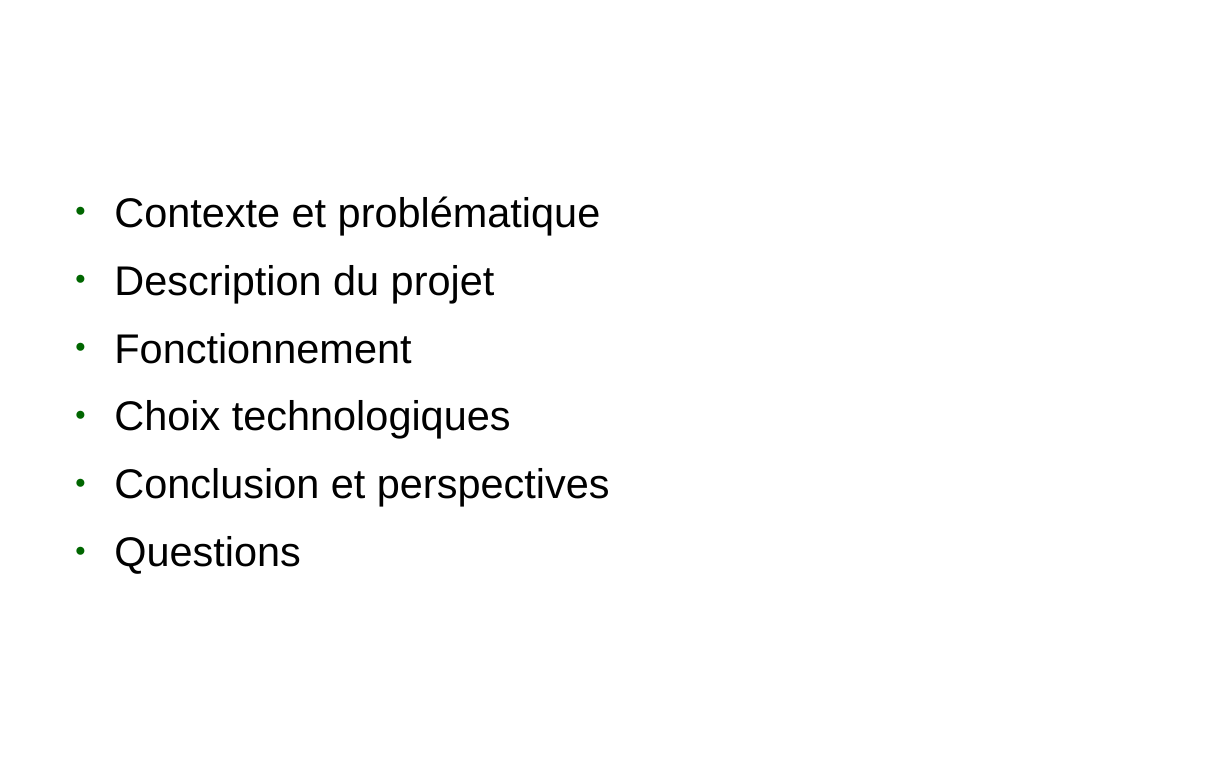
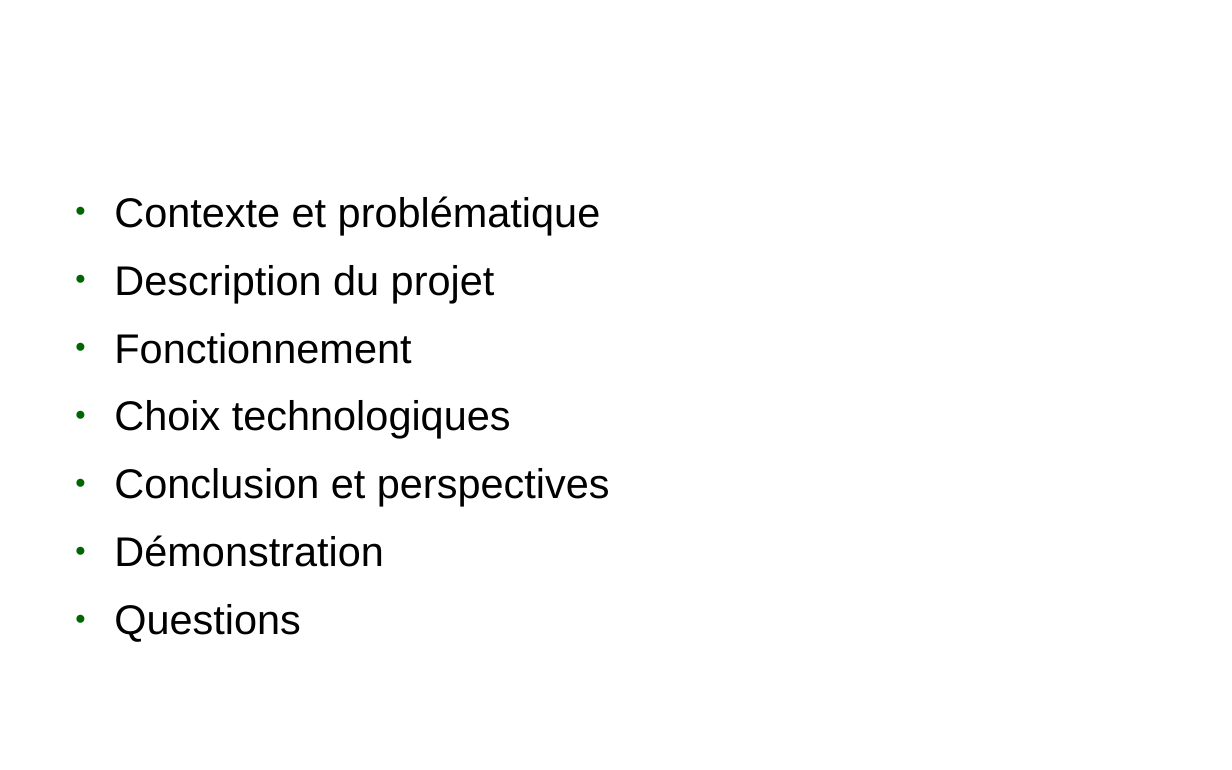
Before and after one commit to claudiosousa/hepia-projects-index-botanic, a slide deck: slide 2 of presentation/presentation.odp. Drawn at 1232x770 pixels with LibreOffice and Linux fonts; fonts in the diff are those of the drawing; background and template pictures are left out. Boxes give left, top, right and bottom in pixels: in the first picture for what was removed or moved away, otherwise in the second. Text is boxed around its words. In the diff, an @@ line names an element or a change of style, - is before the commit and + after.

```diff
--- a/presentation/presentation.odp
+++ b/presentation/presentation.odp
@@ text at (x1=114, y1=535, x2=384, y2=567): paragraph added @@
+● Démonstration
```
Also in this commit, not shown: 2 other slides changed, 2 slides added, 1 slide removed, 5 other files.
